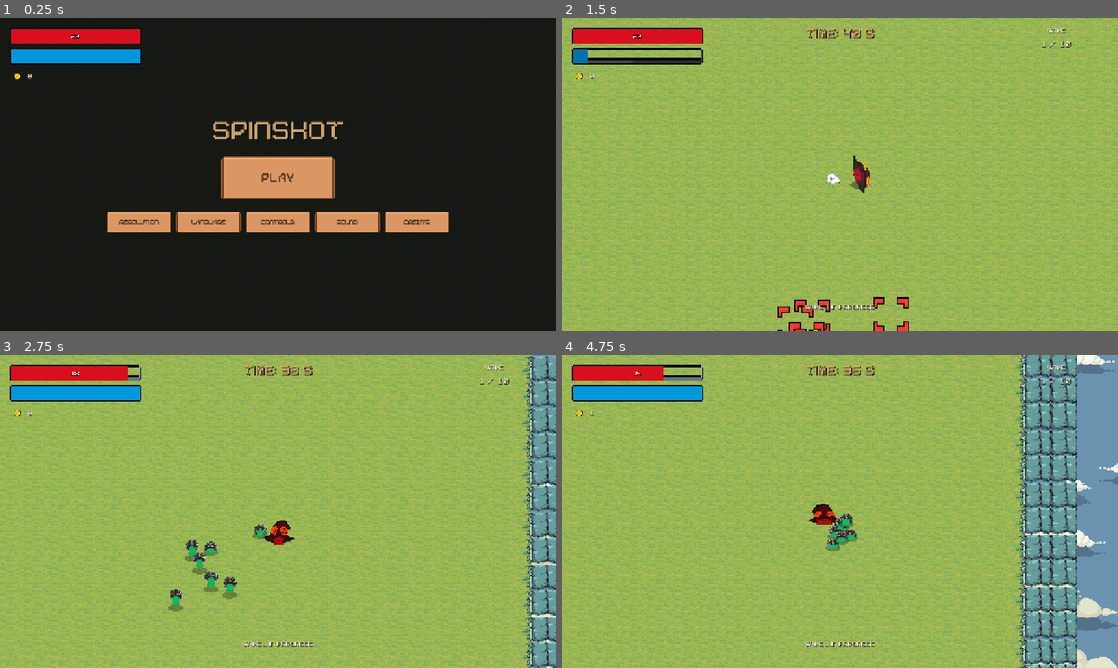
Above: before the commit, frames 1-4 (two rows, left to right).
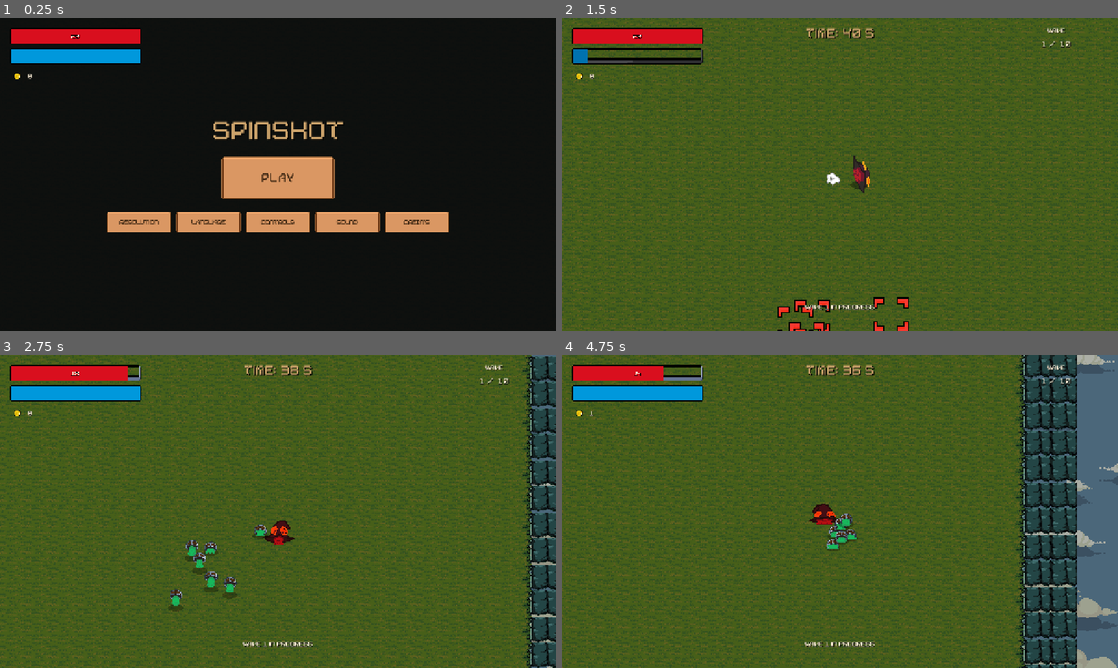
Above: after the commit, the same moments.

Repository: 4FCC/spinshot
Game: Godot game, scene res://Scenes/GameMode.tscn
Same seed, same stepped clock (60 frames per second), same inputs: the game is played once before the commit and once after it.
Inputs (mouse positions are in pixels of both pictures, inside the frame that each line leads up to):
- Up to frame 1 (0.25 s): no input
- Up to frame 2 (1.5 s): click (840, 177) at 0.5 s; tap Enter at 1.25 s; move the mouse to (962, 158) at 1.27 s; hold D (Derecha) from 1.28 s (still down); tap Space (dodge) at 1.35 s
- Up to frame 3 (2.75 s): move the mouse to (166, 527) at 2.02 s; release D (Derecha) at 2.03 s; hold S (Abajo) from 2.03 s (still down); tap N (end_wave) at 2.1 s
- Up to frame 4 (4.75 s): move the mouse to (895, 442) at 2.77 s; release S (Abajo) at 2.78 s; hold D (Derecha) 2.78-3.53 s; hold Right mouse button (shoot) 2.78-3.53 s; move the mouse to (812, 574) at 3.52 s; hold W (Arriba) 3.53-4.28 s; click (812, 574) at 3.6 s; move the mouse to (1006, 558) at 4.27 s; hold A (Izquierda) from 4.28 s (still down); hold B (spawn_boss) from 4.28 s (still down)

The runs differ from the first frame. In frame 2, 97% of the frame differs, in the area x 0-100%, y 0-100%; in frame 3, 96%; in frame 4, 97%.

Commit message:
Improve background contrast via shader (no asset edits)
Apply a canvas_item ShaderMaterial to the Ground TileMapLayer that darkens
and desaturates the grass/stone so the player, enemies and UI stand out,
and dim the CloudBorder via modulate. Done in floor_builder._apply_contrast
(covers Main and DEV-ROOM), tunable via exports (ground_darken,
ground_desaturation, ground_tint, dim_clouds). GPU-cheap and preserves the
pixel art; no assets edited. Docs updated.

Co-Authored-By: Claude Opus 4.8 <noreply@anthropic.com>
Claude-Session: https://claude.ai/code/session_01EVFDgn2qQnY3SEDFH6Bwyc

Diff:
--- a/Scripts/floor_builder.gd
+++ b/Scripts/floor_builder.gd
@@ -11,6 +11,15 @@
 @export var width: int = 30     # Ancho del césped en tiles (≈25% menos que antes)
 @export var height: int = 18    # Alto del césped en tiles
 @export var stone_border: int = 2   # Grosor del anillo de piedra (en tiles)
+
+@export_group("Contraste del fondo")
+# Atenúan el suelo/fondo para que jugador, enemigos y UI resalten. Tunables.
+@export var ground_darken: float = 0.74         # 1 = sin cambio, <1 más oscuro
+@export var ground_desaturation: float = 0.40   # 0 = color original, 1 = gris
+@export var ground_tint: Color = Color(1, 1, 1) # tinte multiplicativo (leve)
+@export var dim_clouds: float = 0.7             # oscurecer las nubes/cielo (modulate)
+
+const GROUND_SHADER := preload("res://Shaders/ground_tint.gdshader")
 
 @onready var ground: TileMapLayer = $Ground
 
@@ -30,6 +39,22 @@
 
 func _ready() -> void:
 	_build_floor()
+	_apply_contrast()
+
+func _apply_contrast() -> void:
+	# Aplica el shader de atenuación/desaturación al suelo (césped + piedra) por
+	# código, sin redibujar assets. Y oscurece un poco las nubes/cielo del borde.
+	var mat := ShaderMaterial.new()
+	mat.shader = GROUND_SHADER
+	mat.set_shader_parameter("darken", ground_darken)
+	mat.set_shader_parameter("desaturation", ground_desaturation)
+	mat.set_shader_parameter("tint", ground_tint)
+	ground.material = mat
+
+	var clouds := get_node_or_null("CloudBorder")
+	if clouds != null:
+		# Node2D (CanvasItem): el modulate se hereda a sus nubes y cielo.
+		clouds.modulate = Color(dim_clouds, dim_clouds, dim_clouds, 1.0)
 
 func _build_floor() -> void:
 	# Anillo de piedra alrededor del césped
--- /dev/null
+++ b/Shaders/ground_tint.gdshader
@@ -0,0 +1,27 @@
+shader_type canvas_item;
+
+// =============================================================================
+// GROUND TINT — Atenúa/desatura el suelo y el fondo para mejorar el contraste
+// =============================================================================
+// Objetivo: que el césped/piedra "se hundan" un poco (más apagados y oscuros)
+// para que el jugador, los enemigos y la UI RESALTEN, sin tocar los assets.
+// Es muy barato (un solo material en GPU) y respeta el pixel art (solo ajusta
+// el color por píxel; el muestreo sigue siendo NEAREST del propio nodo).
+
+uniform float darken : hint_range(0.0, 1.0) = 0.74;        // 1 = igual, <1 más oscuro
+uniform float desaturation : hint_range(0.0, 1.0) = 0.40;  // 0 = color original, 1 = gris
+uniform vec3 tint : source_color = vec3(1.0, 1.0, 1.0);    // tinte multiplicativo (leve)
+
+void fragment() {
+	// COLOR entrante = modulate del nodo (se conserva multiplicando al final).
+	vec4 node_modulate = COLOR;
+	vec4 tex = texture(TEXTURE, UV);
+	vec3 c = tex.rgb;
+	// Desaturar hacia su luminancia.
+	float g = dot(c, vec3(0.299, 0.587, 0.114));
+	c = mix(c, vec3(g), desaturation);
+	// Oscurecer y teñir.
+	c *= darken;
+	c *= tint;
+	COLOR = vec4(c, tex.a) * node_modulate;
+}
Not shown, added: Shaders/ground_tint.gdshader.uid
Not shown, changed: docs/oleadas.md
